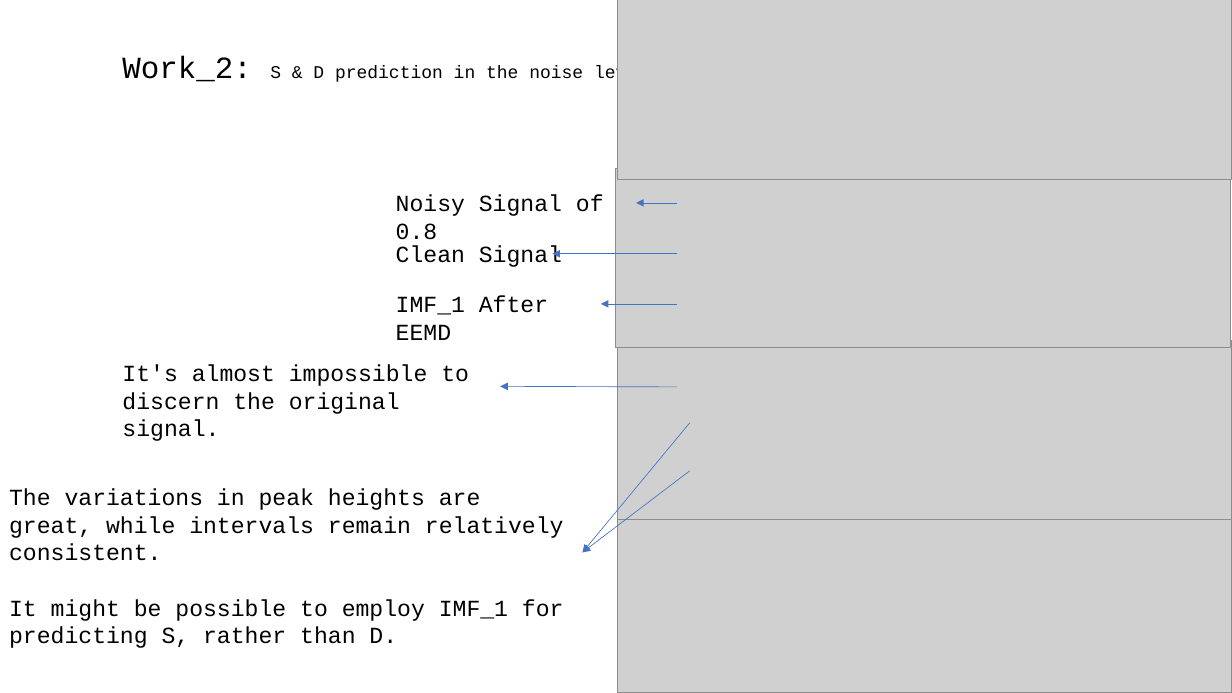
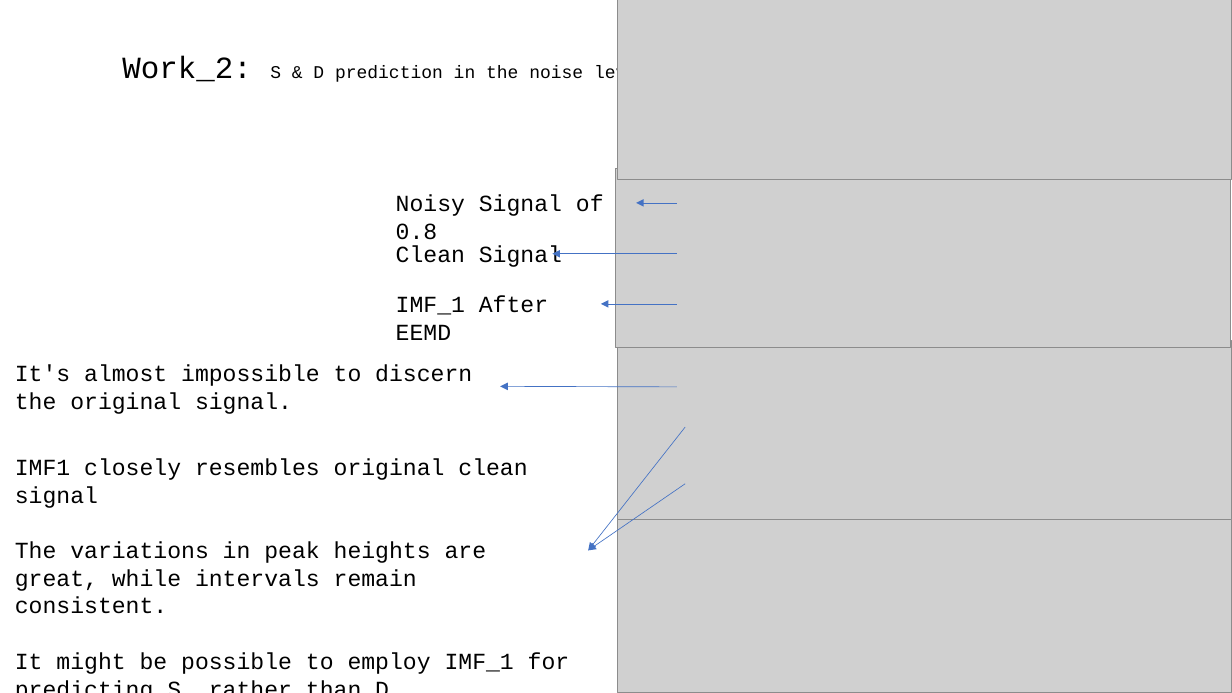
Before and after one commit to A-Big-Tortoise/Presentation, a slide deck: slide 10 of Presentation_821_JiayuChen.pptx. Drawn at 1232x693 pixels with LibreOffice and Linux fonts; fonts in the diff are those of the drawing; grey boxes stand for pictures. Boxes give left, top, right and bottom in pixels: in the first picture for what was removed or moved away, otherwise in the second. Text is boxed around its words. In the diff, an @@ line names an element or a change of style, - is before the commit and + after.

Commit message:
Add final version

```diff
--- a/Presentation_821_JiayuChen.pptx
+++ b/Presentation_821_JiayuChen.pptx
@@ text "It's almost impossible to discern ..." rewrapped from (122,364,469,441) to (15,364,472,414) @@
@@ text "IMF1 closely resembles original clean ...": place and size @@
-text "IMF1 closely resembles original clean ..." at (9,488,564,648)
+text "IMF1 closely resembles original clean ..." at (15,458,570,674)
@@ arrow moved from (689, 423) - (582, 553) to (686, 427) - (589, 551) @@
@@ text at (15,458,527,614): text changed @@
-The variations in peak heights are great, while intervals remain relatively consistent.
+IMF1 closely resembles original clean signal
+The variations in peak heights are great, while intervals remain consistent.
@@ arrow moved from (689, 471) - (582, 553) to (686, 484) - (589, 551) @@
```
Also in this commit, not shown: 2 other slides changed.
